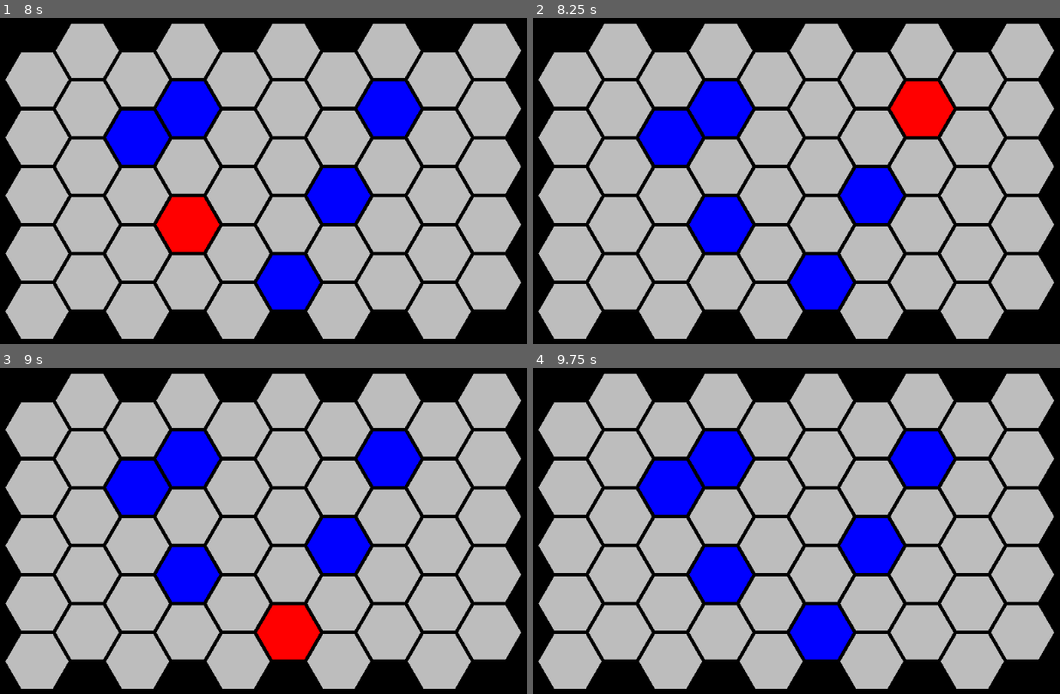
Above: before the commit, frames 1-4 (two rows, left to right).
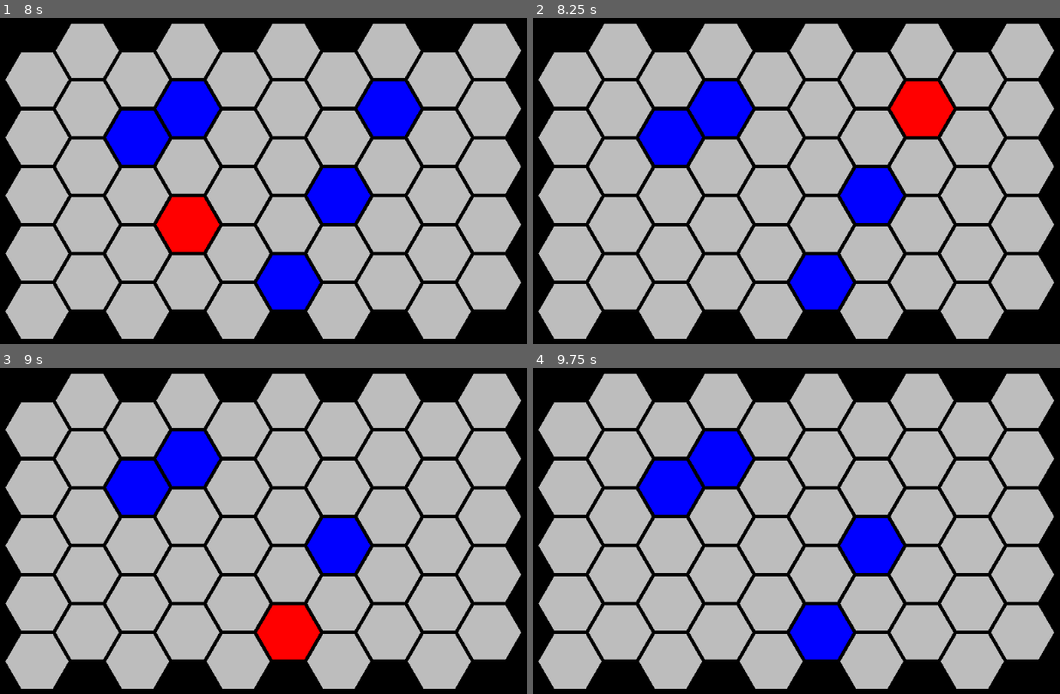
Above: after the commit, the same moments.

Repository: EfJot314/Hexes
Game: Godot game, scene res://MainScene.tscn
The game is run twice, just before and just after one commit, with the same random seed, the same clock (stepped at 60 frames per second) and the same inputs.
Inputs (mouse positions are in pixels of both pictures, inside the frame that each line leads up to):
- Up to frame 1 (8 s): tap Enter at 0.5, 2, 3.5 s; move the mouse to (463, 177) at 0.52 s; press the mouse at (463, 177) at 0.53 s; tap Space at 1.25, 2.75, 4.25 s; move the mouse to (173, 220) at 1.27 s; release the mouse at (173, 220) at 1.28 s; click (173, 220) at 1.35 s; move the mouse to (379, 109) at 2.02 s; hold Right mouse button (unselectHex) 2.03-2.78 s; click (379, 109) at 2.3 s; move the mouse to (279, 278) at 2.77 s; click (279, 278) at 2.85 s; move the mouse to (521, 259) at 3.52 s; press the mouse at (521, 259) at 3.53 s; move the mouse to (105, 138) at 4.27 s; release the mouse at (105, 138) at 4.28 s; right-click (105, 138) at 4.35 s; click (105, 138) at 4.55 s; move the mouse to (347, 200) at 5.02 s; press the mouse at (347, 200) at 5.03 s; move the mouse to (210, 99) at 5.77 s; release the mouse at (210, 99) at 5.78 s; click (210, 99) at 5.85 s; move the mouse to (463, 177) at 6.52 s; hold Right mouse button (unselectHex) 6.53-7.28 s; click (463, 177) at 6.8 s; move the mouse to (173, 220) at 7.27 s; click (173, 220) at 7.35 s
- Up to frame 2 (8.25 s): move the mouse to (912, 109) at 8.02 s; press the mouse at (912, 109) at 8.03 s
- Up to frame 3 (9 s): move the mouse to (279, 628) at 8.77 s; release the mouse at (279, 628) at 8.78 s; right-click (279, 628) at 8.85 s
- Up to frame 4 (9.75 s): click (812, 628) at 9.05 s; move the mouse to (1054, 609) at 9.52 s; press the mouse at (1054, 609) at 9.53 s

Frame 1 is identical in both runs. In frame 2, 1.5% of the frame differs, in the area x 29-42%, y 54-72%; in frame 3, 3.1%, in the area x 29-80%, y 19-72%; in frame 4, 3.1%.

Commit message:
drobne poprawki

Diff:
--- a/Hexagon.gd
+++ b/Hexagon.gd
@@ -19,7 +19,6 @@
 	createHex()
 
 func _draw():
-	#createHex()
 	pass
 
 
@@ -41,24 +40,29 @@
 		var xi = X + R*cos(i*PI/3)
 		var yi = Y + R*sin(i*PI/3)
 		vertices.append(Vector2(xi, yi))
-	var coll = CollisionPolygon2D.new()
 	polyg.polygon += vertices
-	coll.polygon += vertices
 	self.add_child(polyg)
+
 
 func _input(event):
 	if event is InputEventMouseMotion:
 		mouse_over = check_if_mouse_in_polygon(event.position)
 	if event.is_action_pressed("selectHex"):
 		if mouse_over:
-			selected = true
+			selected = !selected
 	if event.is_action_pressed("unselectHex"):
 		if mouse_over:
 			selected = false
-
 
 
 func check_if_mouse_in_polygon(mousePosition):
 	if Geometry.is_point_in_polygon(mousePosition, polyg.get_polygon()):
 		return true
 	return false
+
+
+func get_state():
+	return selected
+
+func get_number():
+	return 0
